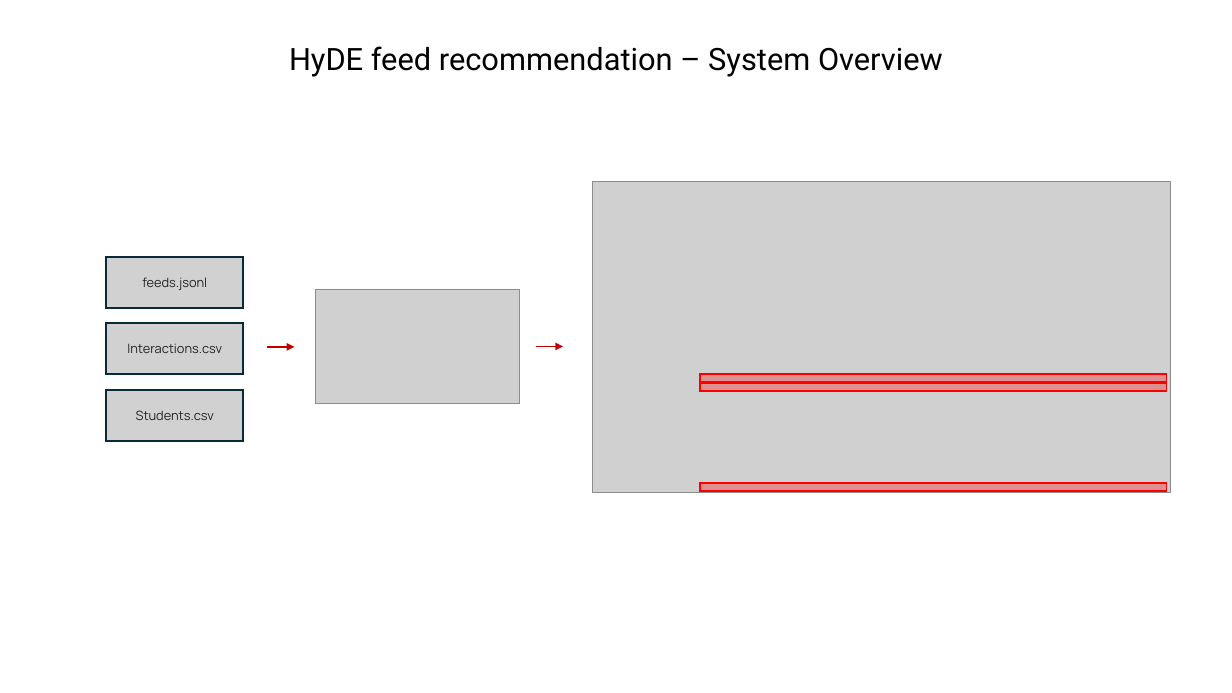
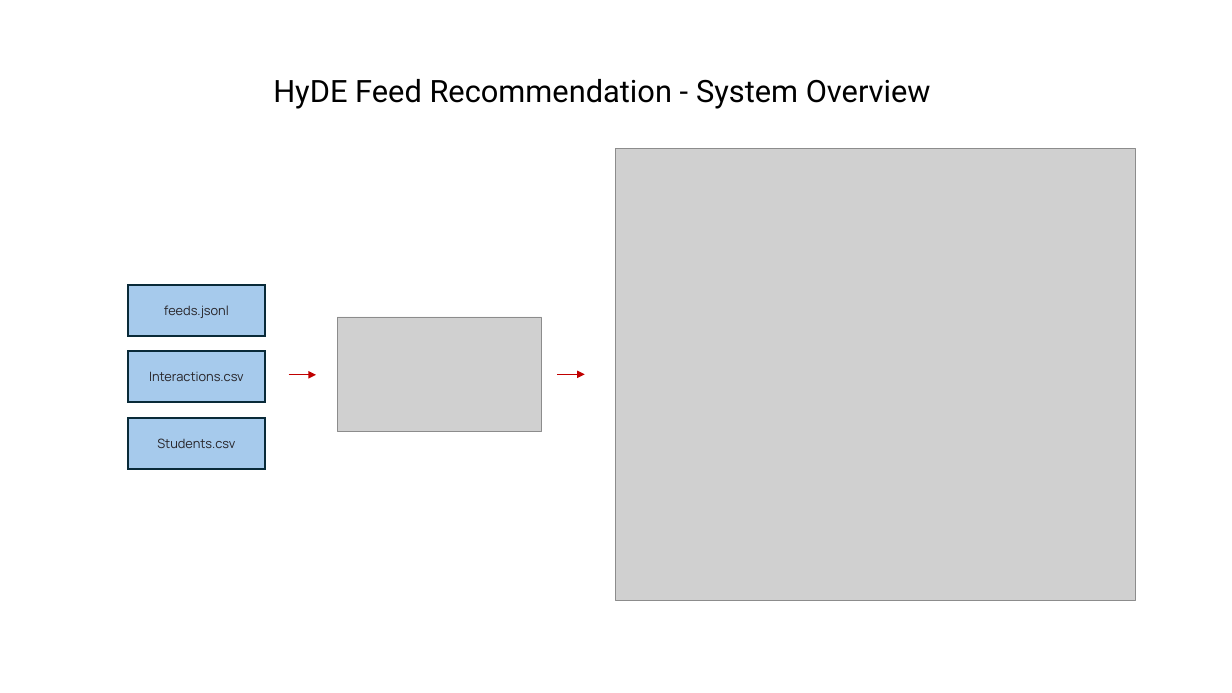
Before and after one commit to TunKedsaro/Hyde, a slide deck: slide 3 of logs/Ghostdeck.pptx (slide 4 before the commit). Drawn at 1232x693 pixels with LibreOffice and Linux fonts; fonts in the diff are those of the drawing; grey boxes stand for pictures. Boxes give left, top, right and bottom in pixels: in the first picture for what was removed or moved away, otherwise in the second. Text is boxed around its words. In the diff, an @@ line names an element or a change of style, - is before the commit and + after.

```diff
--- a/logs/Ghostdeck.pptx
+++ b/logs/Ghostdeck.pptx
@@ text at <box>273,79,931,109</box>: text changed @@
-HyDE feed recommendation – System Overview
+HyDE Feed Recommendation - System Overview
@@ picture: place and size @@
-picture at <box>592,182,1171,493</box>
+picture at <box>616,149,1136,601</box>
@@ fill #D1D1D1 to #A6CAEC in 3 elements at <box>128,351,264,402</box>, <box>128,418,264,469</box>, <box>128,285,264,335</box> @@
@@ 3 rectangles, 1 picture, 1 arrow: place and size @@
-3 rectangles, 1 picture, 1 arrow at <box>106,257,520,441</box>
+3 rectangles, 1 picture, 1 arrow at <box>128,285,542,469</box>
@@ arrow moved from (536, 347) - (563, 347) to (557, 374) - (585, 374) @@
@@ rectangle removed at <box>701,374,1167,382</box> @@
@@ rectangle removed at <box>701,384,1167,391</box> @@
@@ rectangle removed at <box>701,483,1167,491</box> @@
```
Also in this commit, not shown: 7 other slides changed, 24 slides added, 2 slides removed, 31 other files.
